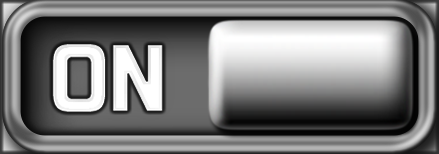
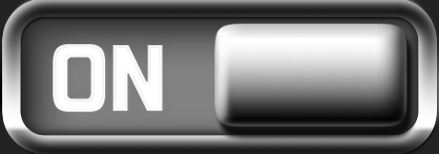
Layered file, before and after one edit (439×154). Changes by layer:
added group "Group 4" with 2 layers above "Group 3 copy 3" over box(1, 0, 439, 154)
showed "Layer 3" (1st of 2, in "Group 4"), moved it into group "Group 4" over box(1, 0, 439, 154)
added group "Group 3 copy 3" with 21 layers over box(0, 0, 439, 154)
moved "Group 2" into group "Group 3 copy 3" over box(0, 0, 439, 154)
added layer "Layer 4" in group "Group 2" over box(0, 0, 439, 154)
"Group 1": opacity 100% → 85% over box(1, 0, 439, 154)
hid "Layer 2" (2nd of 2, in "Group 3 copy 3" › "Group 2" › "Group 1") over box(207, 19, 414, 131)
painted on "Rounded Rectangle 1" (2nd of 2, in "Group 3 copy 3" › "Group 2" › "Group 1") over box(2, 0, 437, 154)
hid "Hue/Saturation 2", moved it into group "Group 3 copy 3" over box(0, 0, 439, 154)
